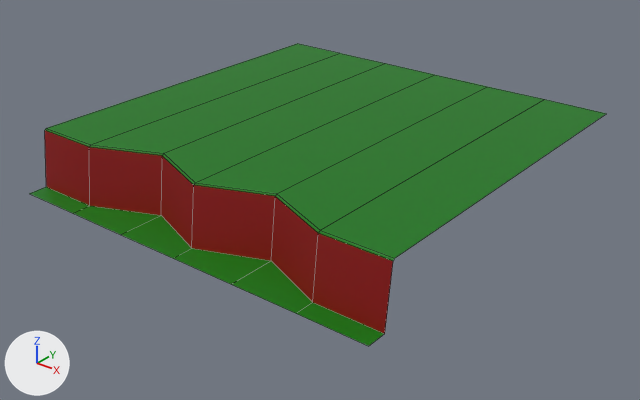
Before and after pictures for a commit that changed the FBX model MobileProgrammingIIFinal/Assets/Models/Cliff.fbx.
Both versions are drawn from a camera (50 mm lens) standing at (8.69, -10.95, 5.87) and looking at (0.18, -0.31, -0.72). Lighting does not change. The marker at lower left points along +X, +Y and +Z. Mesh edges are drawn as thin lines. Where no turn or scale is listed for an object, it has been applied to the vertices.

In view in the first picture: 'Cliff'.
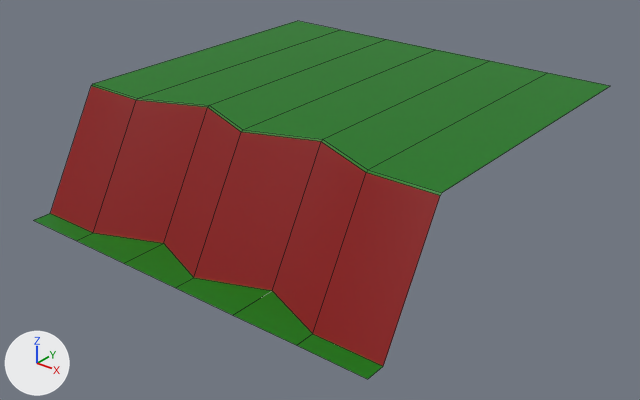
Changed parts and their boxes (x1, y1, x2, y2) in the pictures (640 x 400 px; the box of a moved part takes in the faces that stretch with it):
'Cliff', reshaped (18% taller)
    before: (29, 44, 607, 346)
    after: (34, 21, 610, 379)
part 1 of me_mesh, moved or reshaped
    before: (29, 187, 384, 346)
    after: (34, 213, 383, 379)
part 2 of me_mesh, moved or reshaped
    before: (47, 44, 607, 258)
    after: (94, 21, 610, 193)
part 3 of me_mesh, moved or reshaped
    before: (45, 128, 395, 334)
    after: (50, 84, 441, 366)

The edits, one by one:
me_mesh has 35 vertices, 24 faces and spans x -3.5..3.5, y -3.5..3.5, z -0.51..0.51.
me_mesh is used by ob_cliff; location (0.0, 0.0, 0.0).
me_mesh part 1: all 14 vertices in x -3.5..3.5, y -3.5..-2.67, z -0.51 are moved by (0.0, 0.0, -0.5).
me_mesh part 2: all 7 vertices in x -3.5..3.5, y 3.5, z 0.51 are moved by (0.0, 0.0, 0.5).
me_mesh part 3: all 14 vertices in x -3.5..3.5, y -3.03..-2.51, z 0.48..0.51 are moved by (0.0, 1.03, 0.5).
